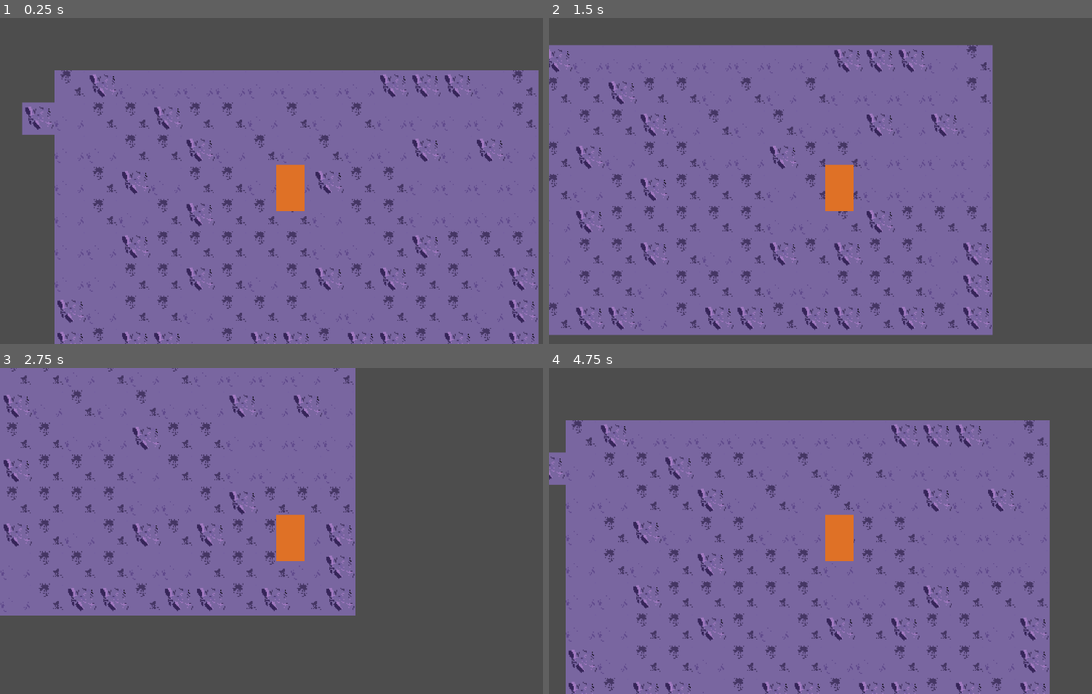
Above: before the commit, frames 1-4 (two rows, left to right).
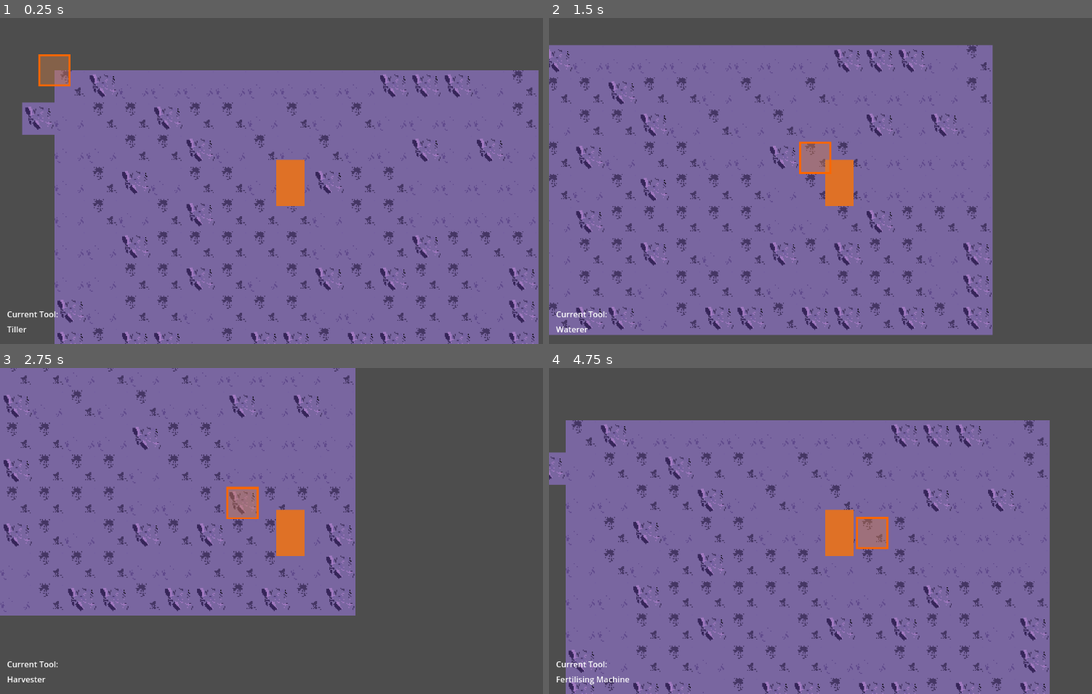
Above: after the commit, the same moments.

Repository: DevFTB/Moonbeam-Meadows
Game: Godot game, scene res://Level/moon.tscn
Same seed, same stepped clock (60 frames per second), same inputs: the game is played once before the commit and once after it.
Inputs (mouse positions are in pixels of both pictures, inside the frame that each line leads up to):
- Up to frame 1 (0.25 s): no input
- Up to frame 2 (1.5 s): tap Enter at 0.5 s; move the mouse to (967, 164) at 0.52 s; hold D (move_right) 0.53-1.28 s; hold 1 (select_tool1) 0.53-1.28 s; tap 2 (select_tool2) at 0.8, 1.35 s; move the mouse to (722, 197) at 1.27 s; hold S (move_down) from 1.28 s (still down)
- Up to frame 3 (2.75 s): tap 3 (select_tool3) at 1.55 s; move the mouse to (347, 459) at 2.02 s; release S (move_down) at 2.03 s; hold D (move_right) from 2.03 s (still down); hold 3 (select_tool3) from 2.03 s (still down); tap 4 (select_tool4) at 2.3 s
- Up to frame 4 (4.75 s): move the mouse to (809, 596) at 2.77 s; release D (move_right) at 2.78 s; release 3 (select_tool3) at 2.78 s; hold W (move_up) 2.78-3.53 s; tap 4 (select_tool4) at 2.85 s; tap 1 (select_tool1) at 3.05 s; move the mouse to (1015, 579) at 3.52 s; hold 1 (select_tool1) 3.53-4.28 s; hold A (move_left) from 3.53 s (still down); tap 2 (select_tool2) at 3.8, 4.35 s; move the mouse to (663, 482) at 4.27 s; tap 3 (select_tool3) at 4.55 s

The runs differ from the first frame. In frame 1, 0.9% of the frame differs, in the area x 1-57%, y 11-97%; in frame 2, 0.9%; in frame 3, 0.9%; in frame 4, 1.0%, in the area x 1-63%, y 43-98%.

Commit message:
8-way grid square selection

Diff:
--- /dev/null
+++ b/GUI/ToolGUI.gd
@@ -0,0 +1,32 @@
+extends VBoxContainer
+
+var Player = preload("res://Player/Player.gd")
+
+# Called when the node enters the scene tree for the first time.
+func _ready():
+	pass # Replace with function body.
+
+
+# Called every frame. 'delta' is the elapsed time since the previous frame.
+func _process(delta):
+	pass
+
+
+func _on_player_tool_changed(new_tool):
+	var new_text = ""
+	match(new_tool):
+		Player.Tool.TILL:
+			new_text = "Tiller"
+			pass
+		Player.Tool.HARVEST:
+			new_text = "Harvester"
+			pass
+		Player.Tool.WATER:
+			new_text = "Waterer"
+			pass
+		Player.Tool.FERTILISE:
+			new_text = "Fertilising Machine"
+			pass
+
+	$CurrentToolText.text = new_text
+	pass # Replace with function body.
--- /dev/null
+++ b/Level/SelectionMarker.gd
@@ -0,0 +1,38 @@
+extends Sprite2D
+
+@export var reference_node : Node2D
+
+# Called when the node enters the scene tree for the first time.
+func _ready():
+	pass # Replace with function body.
+
+
+# Called every frame. 'delta' is the elapsed time since the previous frame.
+func _process(delta):
+	pass
+
+func _input(event):
+	if event is InputEventMouseMotion:
+		var mouse_position = get_global_mouse_position()
+		var offset_angle = (mouse_position - reference_node.global_position).angle() + PI  /8
+		var cangle = Vector2.ZERO
+
+		if offset_angle >= 0 and offset_angle < PI / 4 :
+			cangle = Vector2(1,0)
+		elif offset_angle >= PI / 4 and offset_angle < PI  / 2 :
+			cangle = Vector2(1, 1)
+		elif offset_angle >= PI / 2 and offset_angle < 3 * PI  / 4 :
+			cangle = Vector2(0, 1)
+		elif offset_angle >= 3 * PI / 4 and offset_angle < PI:
+			cangle = Vector2(-1,1)
+		elif offset_angle >= -PI  / 4 and offset_angle < 0 :
+			cangle = Vector2(1,-1)
+		elif offset_angle >= -PI / 2 and offset_angle < -PI  / 4 :
+			cangle = Vector2(0,-1)
+		elif offset_angle >= - 3 * PI / 4 and offset_angle < -PI  / 2 :
+			cangle = Vector2(-1,-1)
+		else:
+			cangle = Vector2(-1,0)
+
+		var new_selection  =get_parent().local_to_map(reference_node.position )
+		position = get_parent().map_to_local(new_selection + Vector2i(cangle))
--- a/Level/moon.tscn
+++ b/Level/moon.tscn
@@ -1,8 +1,15 @@
-[gd_scene load_steps=4 format=3 uid="uid://231ph0b21oc1"]
+[gd_scene load_steps=8 format=3 uid="uid://gxslbfw5ud7q"]
 
 [ext_resource type="TileSet" uid="uid://dsntvsfcov3kf" path="res://Level/moon_tileset.tres" id="1_7871s"]
 [ext_resource type="SpriteFrames" uid="uid://batd5fcqiq2fx" path="res://Player/player_sprite_frames.tres" id="2_373r8"]
-[ext_resource type="Script" path="res://Level/Player.gd" id="2_w68rn"]
+[ext_resource type="Script" path="res://Player/Player.gd" id="2_p03jk"]
+[ext_resource type="Script" path="res://GUI/ToolGUI.gd" id="4_i0hmv"]
+[ext_resource type="Script" path="res://Level/SelectionMarker.gd" id="5_7l4a3"]
+[ext_resource type="Texture2D" uid="uid://duwmw3oitb6i5" path="res://Player/selection_marker.png" id="5_jbcsb"]
+
+[sub_resource type="CapsuleShape2D" id="CapsuleShape2D_i4osl"]
+radius = 17.0
+height = 60.0
 
 [node name="Moon" type="TileMap"]
 tile_set = ExtResource("1_7871s")
@@ -12,12 +19,56 @@
 [node name="Player" type="CharacterBody2D" parent="."]
 position = Vector2(234, 110)
 motion_mode = 1
-script = ExtResource("2_w68rn")
+script = ExtResource("2_p03jk")
 
 [node name="Camera2D" type="Camera2D" parent="Player"]
 zoom = Vector2(2, 2)
 
 [node name="CollisionShape2D" type="CollisionShape2D" parent="Player"]
+shape = SubResource("CapsuleShape2D_i4osl")
 
 [node name="AnimatedSprite2D" type="AnimatedSprite2D" parent="Player"]
 sprite_frames = ExtResource("2_373r8")
+
+[node name="CanvasLayer" type="CanvasLayer" parent="."]
+
+[node name="GUI" type="Control" parent="CanvasLayer"]
+layout_mode = 3
+anchors_preset = 15
+anchor_right = 1.0
+anchor_bottom = 1.0
+offset_left = -1.0
+offset_top = -5.0
+offset_right = -1.0
+offset_bottom = -5.0
+grow_horizontal = 2
+grow_vertical = 2
+
+[node name="ToolGUI" type="VBoxContainer" parent="CanvasLayer/GUI"]
+layout_mode = 1
+anchors_preset = 2
+anchor_top = 1.0
+anchor_bottom = 1.0
+offset_left = 15.0
+offset_top = -66.0
+offset_right = 201.0
+offset_bottom = -10.0
+grow_vertical = 0
+script = ExtResource("4_i0hmv")
+
+[node name="ToolText" type="Label" parent="CanvasLayer/GUI/ToolGUI"]
+layout_mode = 2
+size_flags_vertical = 3
+text = "Current Tool:"
+
+[node name="CurrentToolText" type="Label" parent="CanvasLayer/GUI/ToolGUI"]
+layout_mode = 2
+size_flags_vertical = 3
+text = "Tiller"
+
+[node name="SelectionMarker" type="Sprite2D" parent="." node_paths=PackedStringArray("reference_node")]
+texture = ExtResource("5_jbcsb")
+script = ExtResource("5_7l4a3")
+reference_node = NodePath("../Player")
+
+[connection signal="tool_changed" from="Player" to="CanvasLayer/GUI/ToolGUI" method="_on_player_tool_changed"]
--- a/Level/Player.gd
+++ b/Player/Player.gd
@@ -1,5 +1,7 @@
 extends CharacterBody2D
 @export var speed = 125  # speed in pixels/sec
+
+signal tool_changed(new_tool: Tool)
 
 enum Tool {
 	TILL, WATER, FERTILISE, HARVEST,
@@ -7,17 +9,26 @@
 
 var current_tool = Tool.TILL
 
+var facing = Vector2.DOWN
+
 func _physics_process(delta):
 	var direction = Input.get_vector("move_left", "move_right", "move_up", "move_down")
+	facing = direction.normalized()
 	velocity = direction * speed
 
 	move_and_slide()
 
+func switch_tool(tool : Tool):
+	if current_tool != tool:
+		current_tool = tool
+		# play tool switching sound
+		# update tool GUI
+		tool_changed.emit(current_tool)
 
-func switch_tool(tool : Tool):
 	pass
 
 func _input(event):
+
 	if event is InputEventKey:
 		if event.is_action_pressed("select_tool1"):
 			switch_tool(Tool.TILL)
Binary file changed: Player/player_sprite.png
Binary file added: Player/selection_marker.png
Not shown, added: Player/selection_marker.png.import
